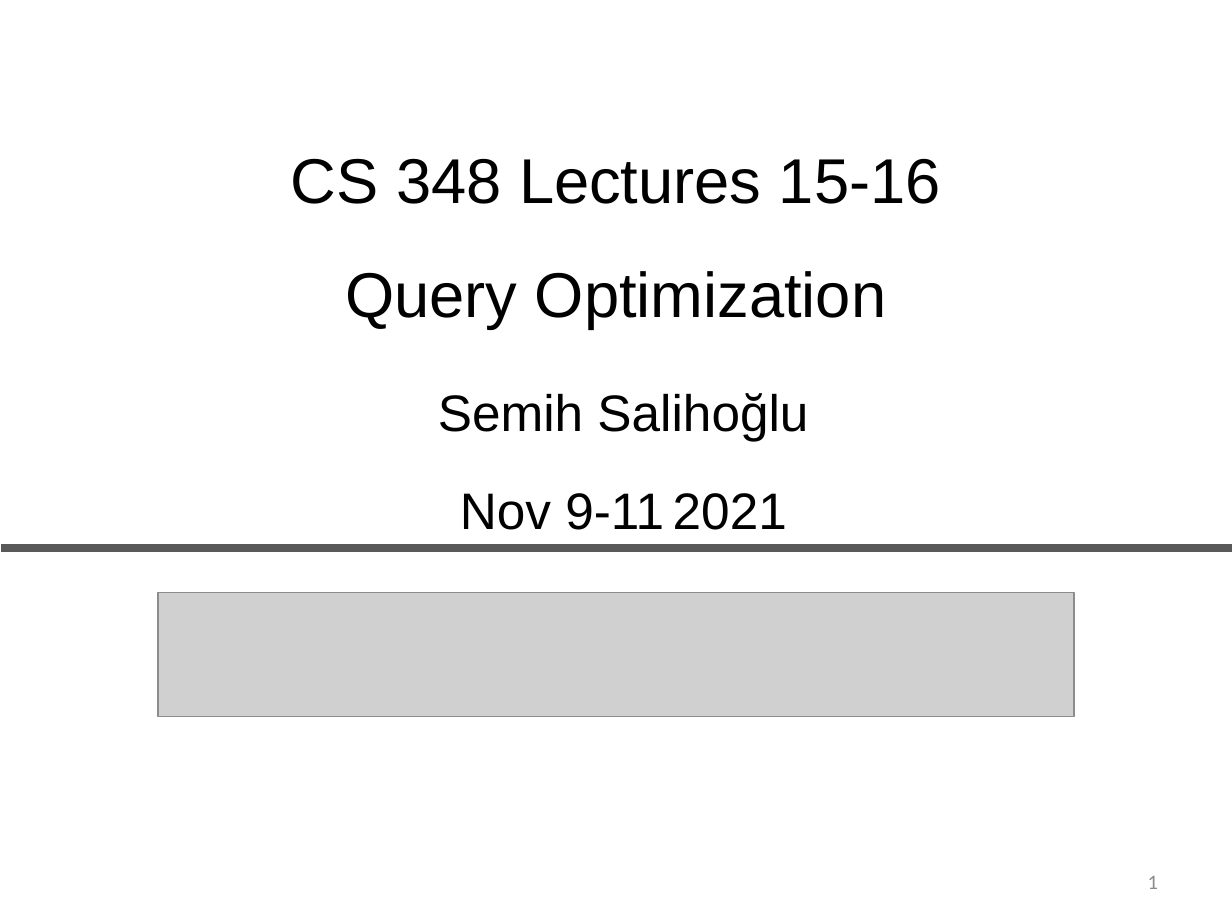
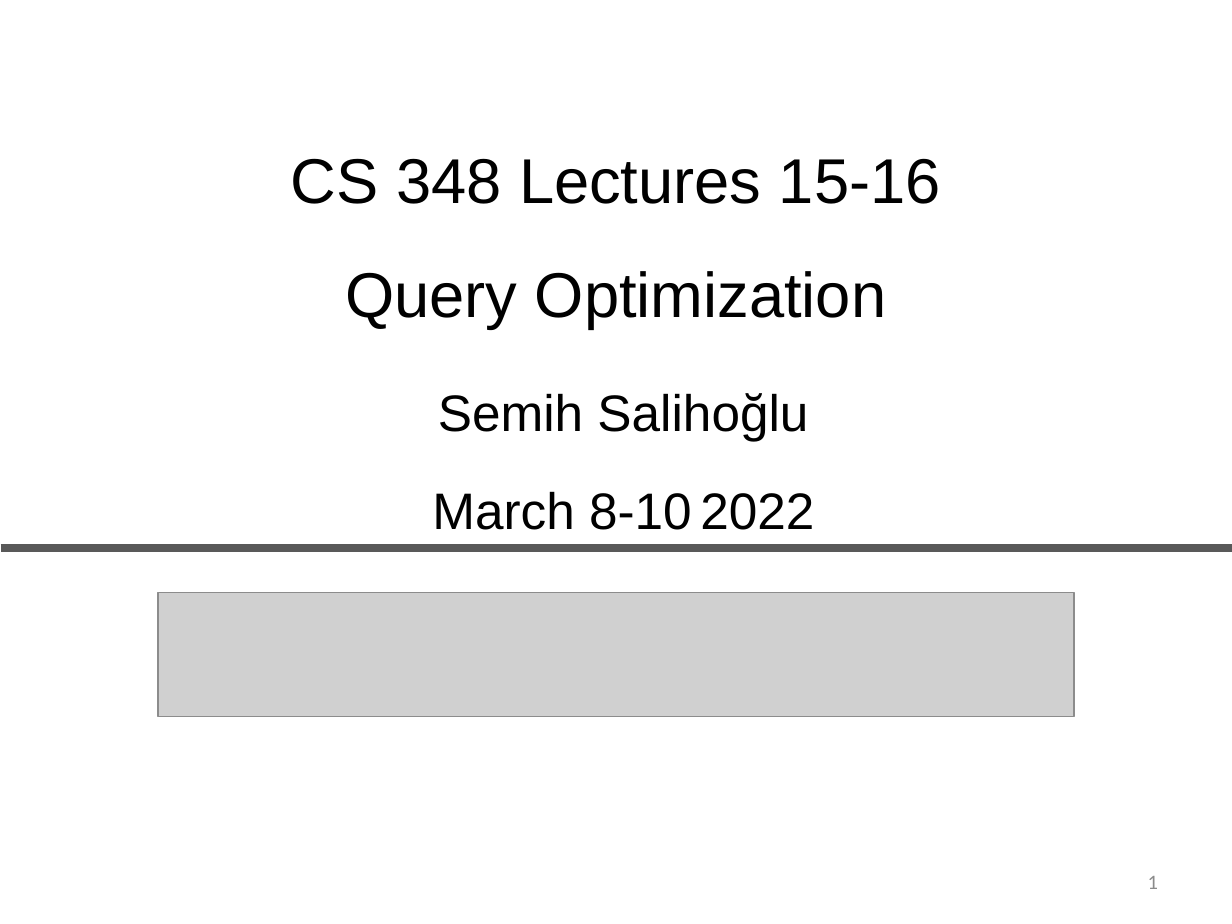
Before and after one commit to queryproc/slides, a slide deck: slide 1 of 15-16-query-optimization.pptx. Drawn at 1232x924 pixels with LibreOffice and Linux fonts; fonts in the diff are those of the drawing; grey boxes stand for pictures. Boxes give left, top, right and bottom in pixels: in the first picture for what was removed or moved away, otherwise in the second. Text is boxed around its words. In the diff, an @@ line names an element or a change of style, - is before the commit and + after.

```diff
--- a/15-16-query-optimization.pptx
+++ b/15-16-query-optimization.pptx
@@ text at <box>432,491,814,530</box>: text changed @@
-  Nov 9-11 2021
+  March 8-10 2022
```
Also in this commit, not shown: 8 other slides changed, 4 slides added, 1 slide removed, 1 other file.
